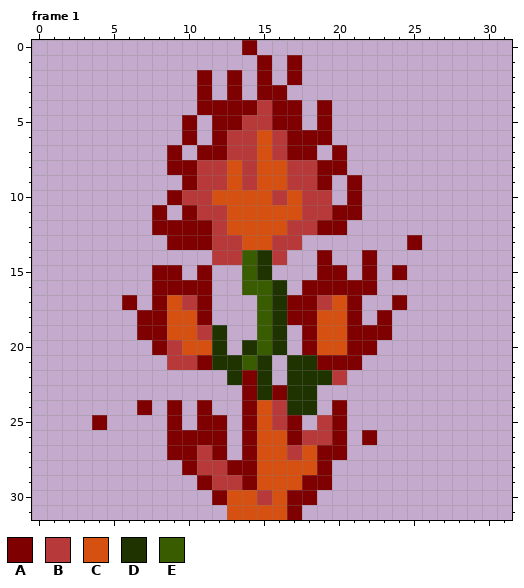
Pixel-art file -- Aseprite/Enemies/Flowly/Flowy2/Fluffy_white_attack.aseprite. Above, as it was before the edit.
32x32 pixels, 10 frames. Shown: frame 1. The commit also changed other frames, which this record leaves out.
Visible layers, top first: "Layer 2", "Layer 1".
Palette (. is transparent): A #7e0000  B #b83939  C #d65012  D #1f3300  E #3a5c00
Pixels before, frame 1, first column x 4:
 0 ..........A...........
 1 ...........A.A........
 2 .......A.A.A.A........
 3 .......A.A.AA.........
 4 .......AAAABAA.A......
 5 ......A.AABBAA.A......
 6 ......A.ABBCBAAA......
 7 .....A.AABBCBAA.A.....
 8 .....AABBCBCCBBAA.....
 9 ......ABBCBCCBBA.A....
10 .....ABBCCCCBCBB.A....
11 ....A.ABBCCCCCBBAA....
12 ....AAAABCCCCBBAA.....
13 .....AAABBCCBB.......A
14 ........BBEDB..A..A...
15 ....AA.A..ED...AA.A.A.
16 ....AAAA..EED.AAAAA...
17 ..A.ACBA...EDAABCA..A.
18 ...AACCA...EDAACCA.A..
19 ...AACCBD..ED.ACCAAA..
20 ....ABCCD.DED.ACCAA...
21 .....BBADDED.DDAAA....
22 .........DAD.DDDB.....
23 ..........ADADD.......
24 ...A.A.A..ACBDD.A.....
25 A....A.AA.ACBA.BA.....
26 .....AAAA.ACCABBA.A...
27 .....AABA.ACCBCAA.....
28 ......ABBAACCCCA......
29 .......ABBACCCAA......
30 ........ACCBCAA.......
31 .........CCCCA........
After the commit:
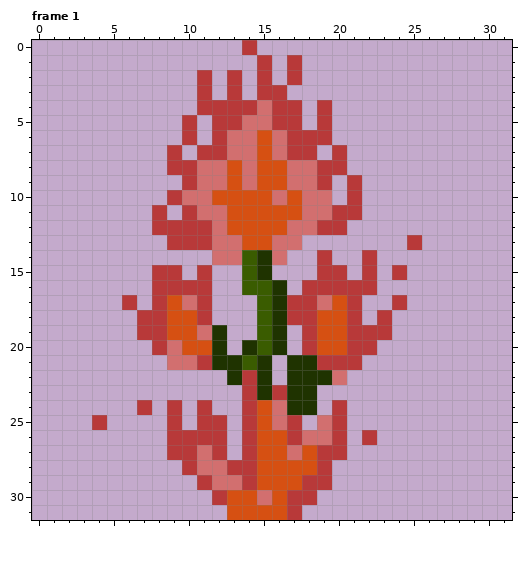
What changed:
{"colour":"A","old":"#7e0000","new":"#b83939"}
{"colour":"B","old":"#b83939","new":"#d26f6f"}
{"label":"changed","picture_box":[92,40,422,520]}
